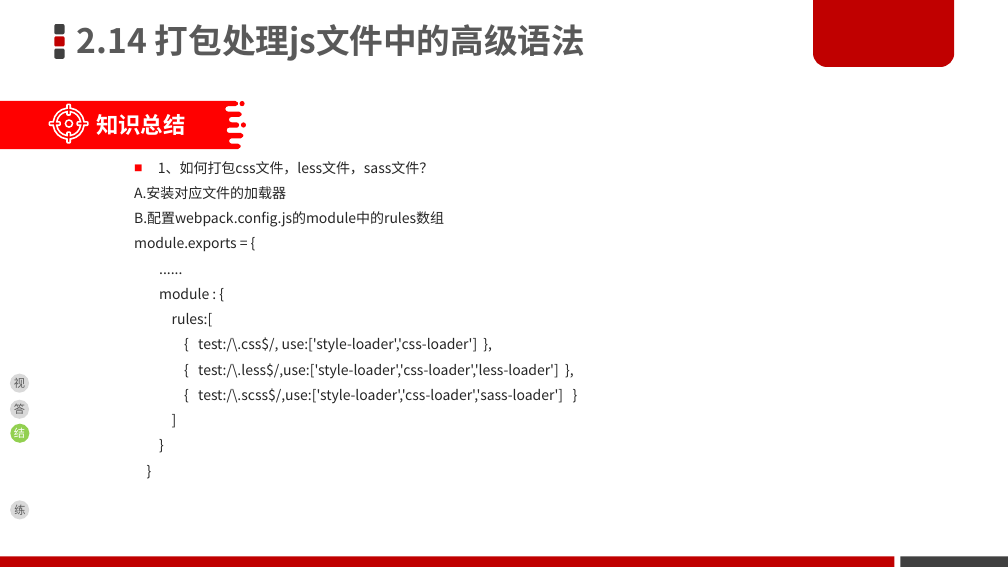
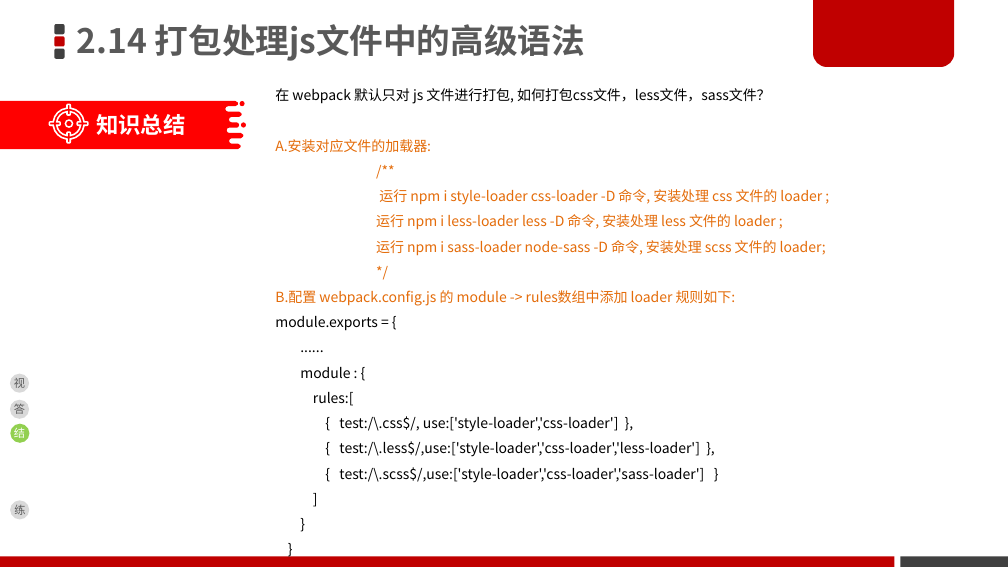
Before and after one commit to DwightChan/study, a slide deck: slide 41 of H5/00-博学谷_在线同步资料/05-Vue.js 项目实战资料/Vue-2019版/vue电商/2.vue-前端工程化/day06_电商项目_vue前端工程化.ppt. Drawn at 1008x567 pixels with LibreOffice and Linux fonts; fonts in the diff are those of the drawing; grey boxes stand for pictures; background and template pictures are left out. Boxes give left, top, right and bottom in pixels: in the first picture for what was removed or moved away, otherwise in the second. Text is boxed around its words. In the diff, an @@ line names an element or a change of style, - is before the commit and + after.

```diff
--- a/H5/00-博学谷_在线同步资料/05-Vue.js 项目实战资料/Vue-2019版/vue电商/2.vue-前端工程化/day06_电商项目_vue前端工程化.ppt
+++ b/H5/00-博学谷_在线同步资料/05-Vue.js 项目实战资料/Vue-2019版/vue电商/2.vue-前端工程化/day06_电商项目_vue前端工程化.ppt
@@ text "在 webpack 默认只对 js 文件进行打包, ...": place and size @@
-text "在 webpack 默认只对 js 文件进行打包, ..." at [134,161,563,404]
+text "在 webpack 默认只对 js 文件进行打包, ..." at [275,88,826,483]
@@ text at [275,88,826,306]: text changed; text colour #262626 to #E46C0A @@
-■ 1、如何打包css文件，less文件，sass文件？
-A.安装对应文件的加载器
-B.配置webpack.config.js的module中的rules数组
+在 webpack 默认只对 js 文件进行打包, 如何打包css文件，less文件，sass文件？
+A.安装对应文件的加载器:
+/**
+运行 npm i style-loader css-loader -D 命令, 安装处理 css 文件的 loader ;
+运行 npm i less-loader less -D 命令, 安装处理 less 文件的 loader ;
+运行 npm i sass-loader node-sass -D 命令, 安装处理 scss 文件的 loader;
+*/
+B.配置 webpack.config.js 的 module -> rules数组中添加 loader 规则如下:
@@ text at [275,316,704,483]: text colour #262626 to #000000 in "module.exports = {", "......", "module : {", "rules:[" and 6 more places @@
```
Also in this commit, not shown: 36 other slides changed, 2 other files.
